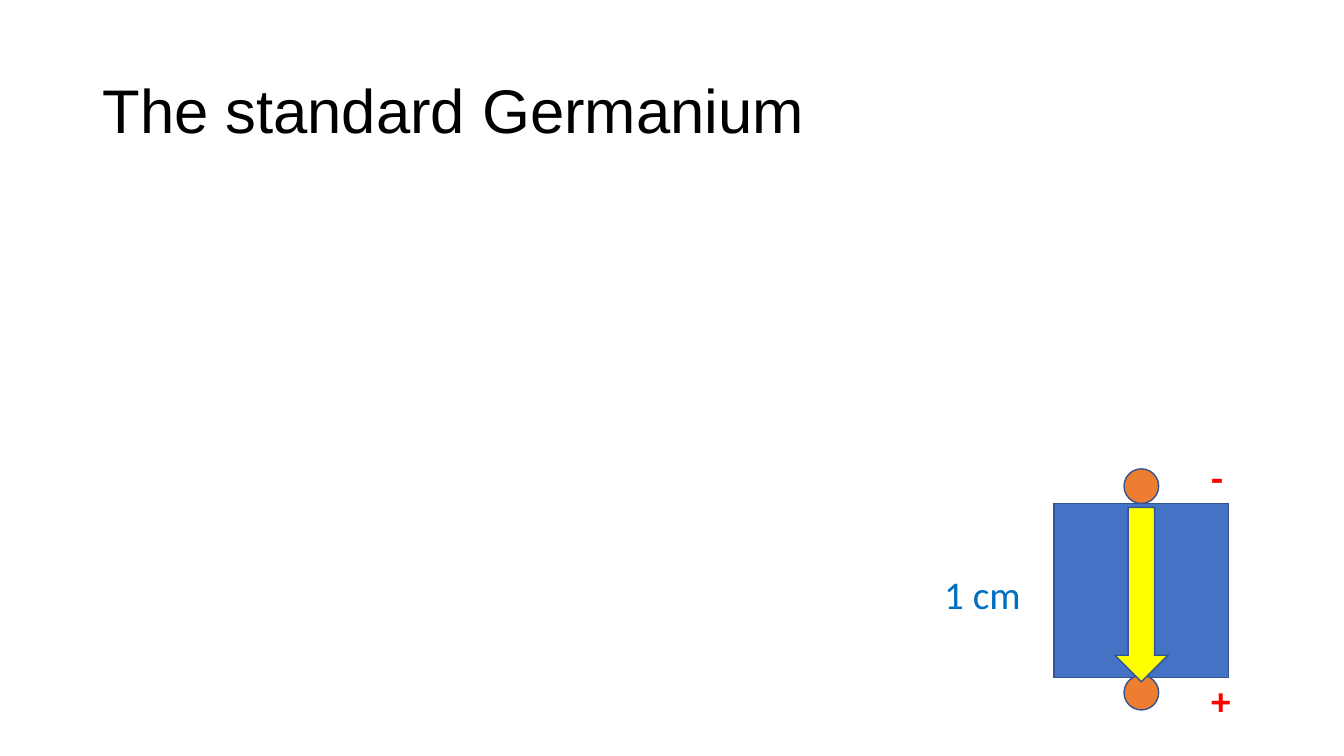
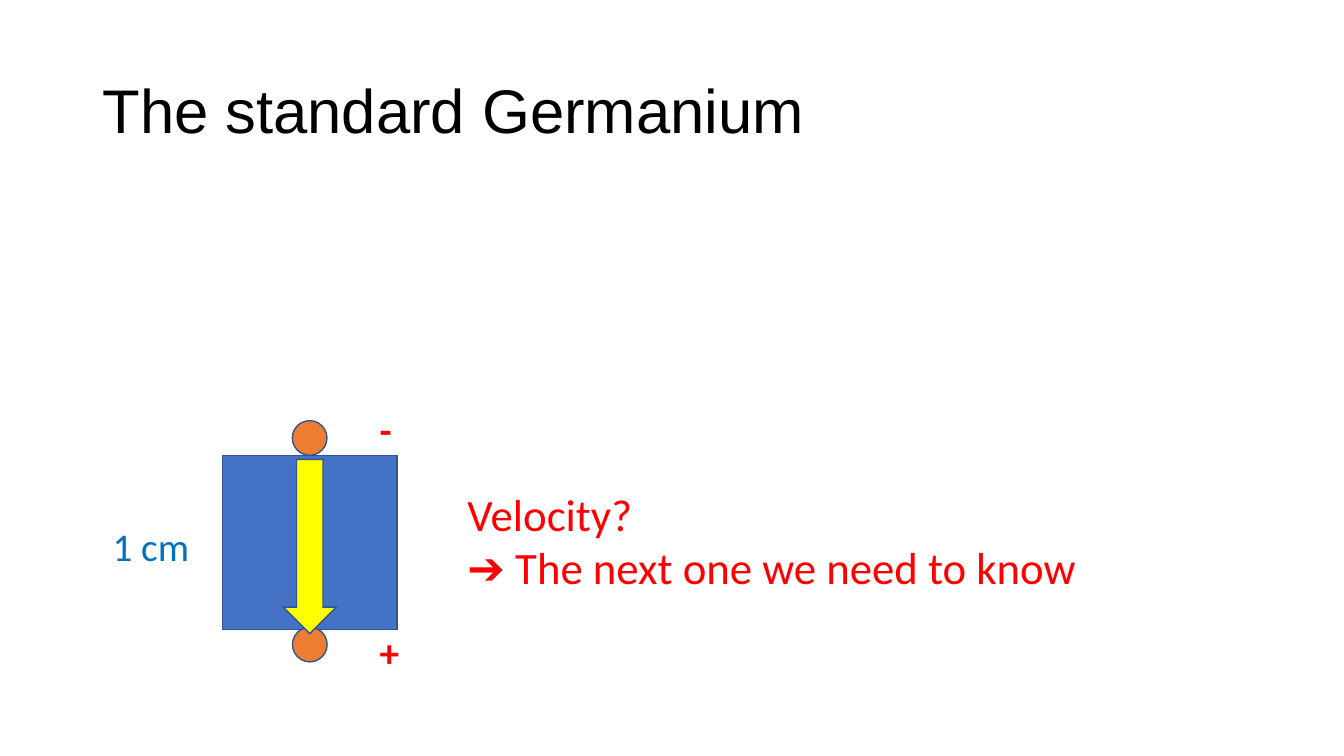
Before and after one commit to chihyeh/IoPAS_GeIA, a slide deck: slide 12 of Report/Signal_threshold_prediction.pptx (slide 13 before the commit). Drawn at 1344x756 pixels with LibreOffice and Linux fonts; fonts in the diff are those of the drawing; grey boxes stand for pictures. Boxes give left, top, right and bottom in pixels: in the first picture for what was removed or moved away, otherwise in the second. Text is boxed around its words. In the diff, an @@ line names an element or a change of style, - is before the commit and + after.

```diff
--- a/Report/Signal_threshold_prediction.pptx
+++ b/Report/Signal_threshold_prediction.pptx
@@ 3 texts, 2 ellipses: place and size @@
-3 texts, 2 ellipses at (944,449,1320,729)
+3 texts, 2 ellipses at (113,400,488,681)
@@ rectangle: place and size @@
-rectangle at (1055,503,1229,678)
+rectangle at (223,456,397,630)
@@ down arrow: place and size @@
-down arrow at (1115,507,1169,682)
+down arrow at (283,460,337,634)
@@ text added at (467,500,1075,585), 32 pt, text #FF0000 @@
+Velocity?
+➔ The next one we need to know
```
Also in this commit, not shown: 2 other slides changed, 11 slides added, 1 slide removed, 9 other files.
